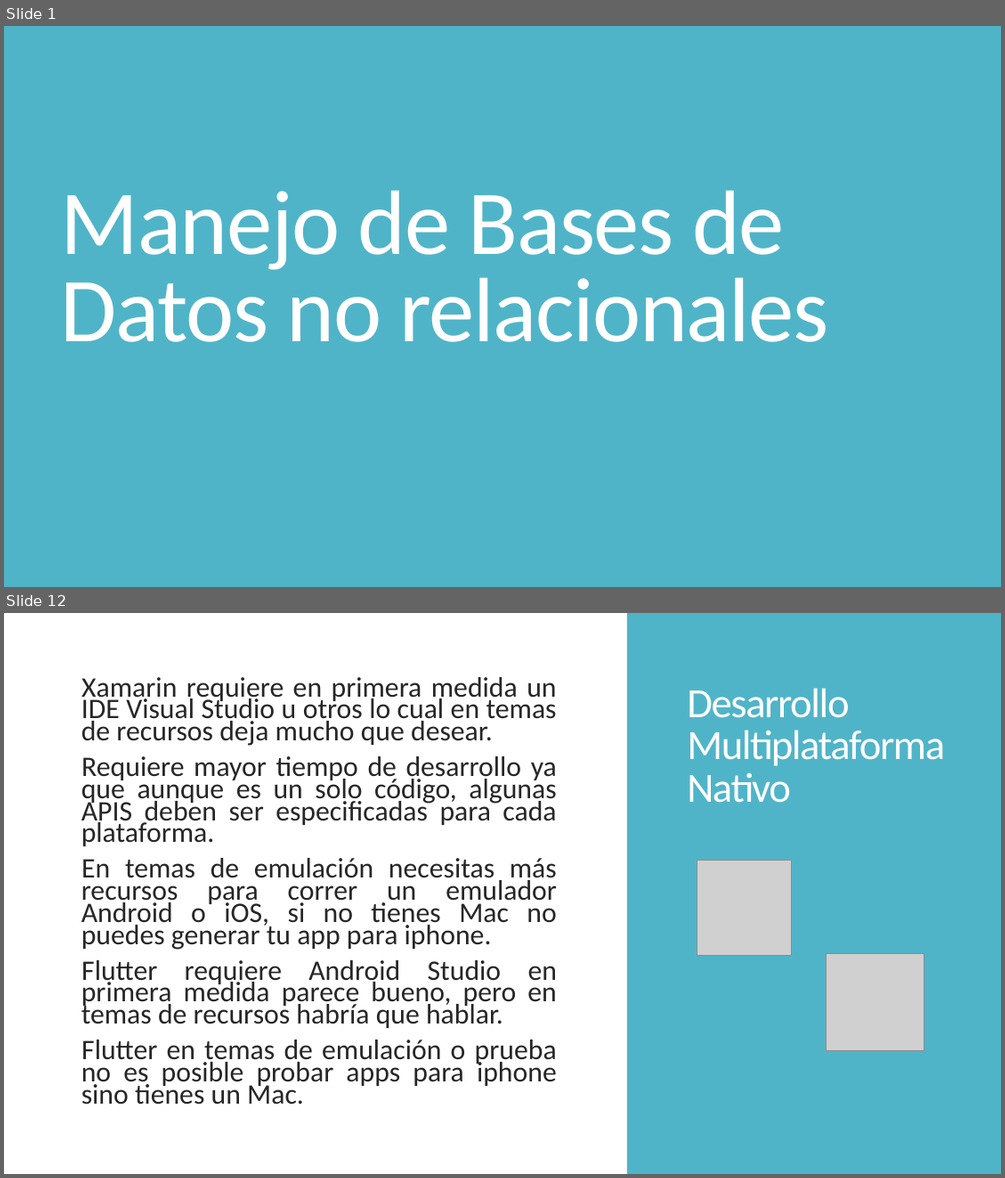
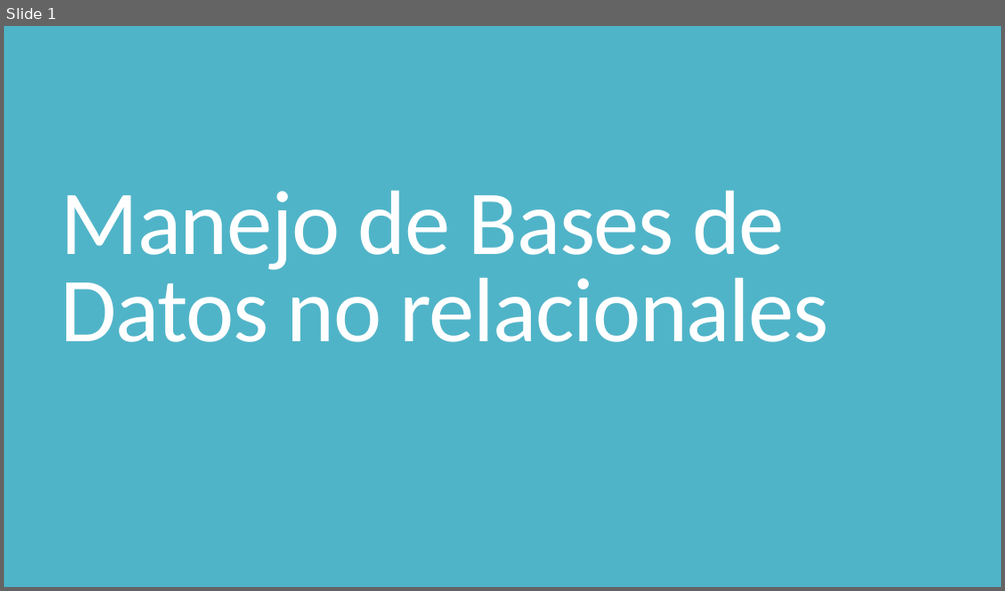
Before and after one commit to javiermelo1672/CursoIonic, a slide deck: Presentaciones/4. Manejo de bases de datos no relacionales.pptx. Shown one above the other, each under a label of ours: slides 1 and 12 before the commit, slide 1 after it; the slides between them are not shown. The pictures are 1005x1178 and 1005x591 pixels, drawn with LibreOffice and Linux fonts; fonts in the diff are those of the drawing; grey boxes stand for pictures. Boxes give left, top, right and bottom in pixels: in the first picture for what was removed or moved away, otherwise in the second. Text is boxed around its words. In the diff, an @@ line names an element or a change of style, - is before the commit and + after.

```diff
--- a/Presentaciones/4. Manejo de bases de datos no relacionales.pptx
+++ b/Presentaciones/4. Manejo de bases de datos no relacionales.pptx
@@ slide 12 removed at (4,613,1001,1174), background #FFFFFF @@
@@ rectangle removed at (627,613,1001,1174) @@
@@ text removed at (81,677,557,1104) @@
-  Xamarin requiere en primera medida un IDE Visual Studio u otros lo cual en temas de recursos deja mucho que desear.
-  Requiere mayor tiempo de desarrollo ya que aunque es un solo código, algunas APIS deben ser especificadas para cada plataforma.
-  En temas de emulación necesitas más recursos para correr un emulador Android o iOS, si no tienes Mac no puedes generar tu app para iphone.
-  Flutter requiere Android Studio en primera medida parece bueno, pero en temas de recursos habría que hablar.
-  Flutter en temas de emulación o prueba no es posible probar apps para iphone sino tienes un Mac.
@@ title removed at (687,688,945,803) @@
-Desarrollo Multiplataforma Nativo
@@ picture removed at (696,860,792,956) @@
@@ picture removed at (826,953,923,1051) @@
```
Also in this commit, not shown: 29 slides added, 16 other slides removed, 5 other files.
